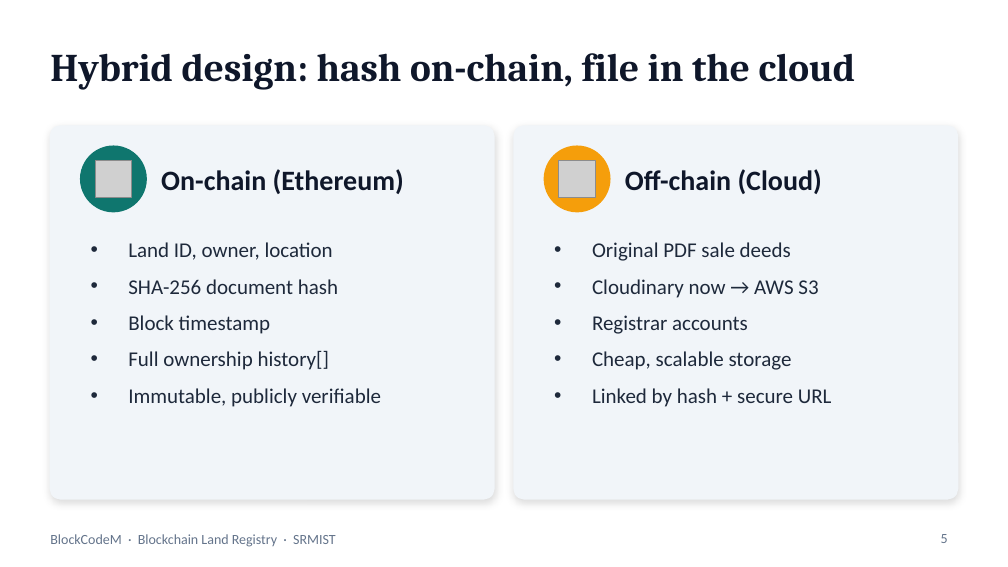
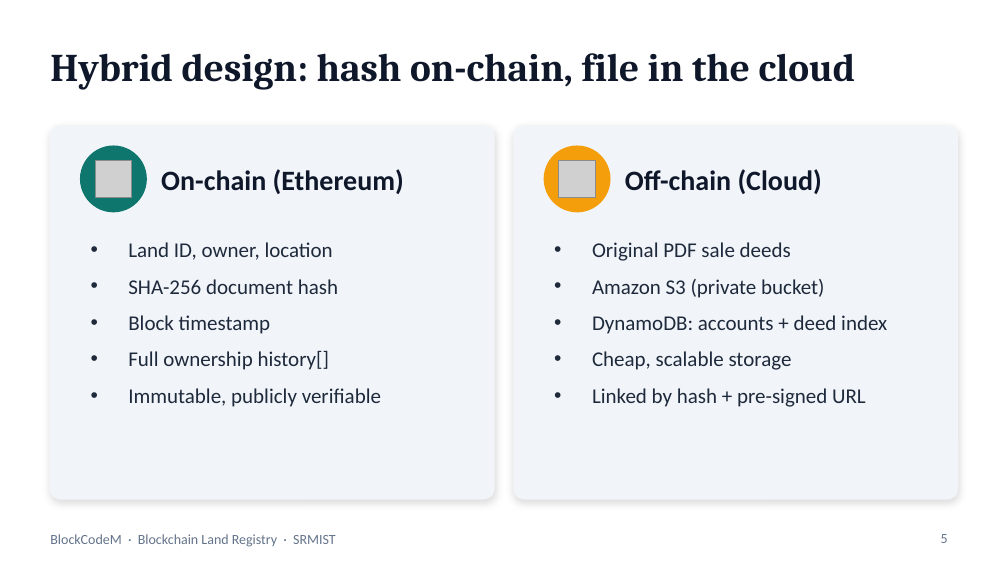
Before and after one commit to Adi-2602/blockchain-land-registry, a slide deck: slide 5 of docs/BlockCodeM_Land_Registry_Final_PPT.pptx. Drawn at 1008x567 pixels with LibreOffice and Linux fonts; fonts in the diff are those of the drawing; grey boxes stand for pictures. Boxes give left, top, right and bottom in pixels: in the first picture for what was removed or moved away, otherwise in the second. Text is boxed around its words. In the diff, an @@ line names an element or a change of style, - is before the commit and + after.

```diff
--- a/docs/BlockCodeM_Land_Registry_Final_PPT.pptx
+++ b/docs/BlockCodeM_Land_Registry_Final_PPT.pptx
@@ text at (x1=592, y1=279, x2=887, y2=334): text changed @@
-• Cloudinary now → AWS S3
-• Registrar accounts
+• Amazon S3 (private bucket)
+• DynamoDB: accounts + deed index
@@ text at (x1=592, y1=388, x2=866, y2=407): text changed @@
-• Linked by hash + secure URL
+• Linked by hash + pre-signed URL
```
Also in this commit, not shown: 7 other slides changed, 5 slides added, 1 slide removed, 5 other files.
